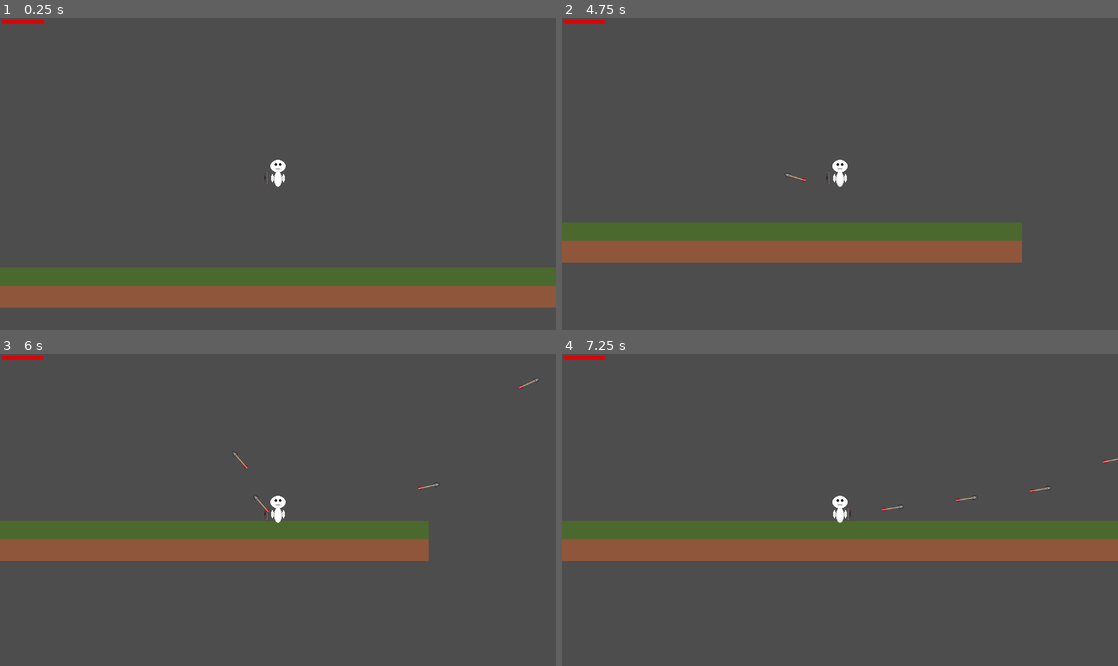
Above: before the commit, frames 1-4 (two rows, left to right).
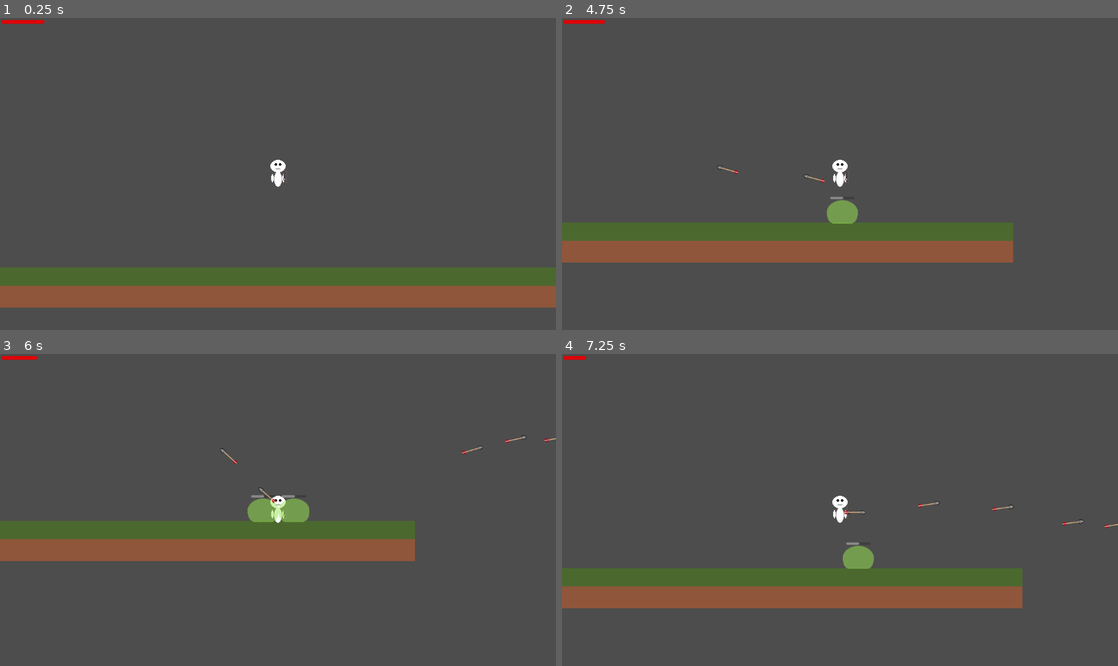
Above: after the commit, the same moments.

Repository: IcyOtter/Survivor-Wave-Like
Game: Godot game, scene res://scenes/world.tscn
Two runs of this game, one before a commit and one after it. Both use one fixed random seed, a clock stepped at 60 frames per second and the inputs below.
Inputs (mouse positions are in pixels of both pictures, inside the frame that each line leads up to):
- Up to frame 1 (0.25 s): no input
- Up to frame 2 (4.75 s): move the mouse to (962, 158) at 0.52 s; hold D (move_right) 0.53-2.03 s; click (962, 158) at 0.6 s; tap Space (jump) at 0.77, 1.52, 3.02, 3.77, 4.52 s; tap 1 (equip_slot_1, bound only after the commit) at 0.8, 1.35, 3.8 s; move the mouse to (728, 189) at 1.27 s; tap 2 (equip_slot_2, bound only after the commit) at 1.55, 2.1, 4.55 s; move the mouse to (895, 105) at 2.02 s; hold A (move_left) 2.03-2.78 s; tap 3 (equip_slot_3, bound only after the commit) at 2.3, 2.85 s; move the mouse to (812, 236) at 2.77 s; hold D (move_right) 2.78-4.28 s; click (812, 236) at 3.05 s; move the mouse to (1006, 220) at 3.52 s; click (1006, 220) at 3.6 s; move the mouse to (673, 127) at 4.27 s; hold A (move_left) from 4.28 s (still down); tap S (toggle_autofire) at 4.35 s
- Up to frame 3 (6 s): move the mouse to (305, 510) at 5.02 s; release A (move_left) at 5.03 s; hold D (move_right) 5.03-5.78 s; tap 1 (equip_slot_1, bound only after the commit) at 5.1 s; tap 3 (equip_slot_3, bound only after the commit) at 5.3 s; move the mouse to (194, 432) at 5.77 s; hold A (move_left) from 5.78 s (still down); tap 2 (equip_slot_2, bound only after the commit) at 5.85 s
- Up to frame 4 (7.25 s): keep holding A (move_left); tap Space (jump) at 6.02, 6.77 s; click (756, 432) at 6.05 s; move the mouse to (962, 494) at 6.52 s; tap 3 (equip_slot_3, bound only after the commit) at 6.6 s; tap 1 (equip_slot_1, bound only after the commit) at 6.8 s

The runs differ from the first frame. In frame 1, less than 0.1% of the frame differs, in the area x 47-52%, y 48-54%; in frame 2, 0.7%; in frame 3, 1.3%; in frame 4, 24%, in the area x 0-100%, y 0-82%.

Commit message:
- Added weapon management system to swap between multiple weapons

Diff:
--- a/project.godot
+++ b/project.godot
@@ -57,6 +57,21 @@
 "events": [Object(InputEventKey,"resource_local_to_scene":false,"resource_name":"","device":-1,"window_id":0,"alt_press …(192 unchanged characters)…
 ]
 }
+equip_slot_1={
+"deadzone": 0.2,
+"events": [Object(InputEventKey,"resource_local_to_scene":false,"resource_name":"","device":-1,"window_id":0,"alt_pressed":false,"shift_pressed":false,"ctrl_pressed":false,"meta_pressed":false,"pressed":false,"keycode":0,"physical_keycode":49,"key_label":0,"unicode":49,"location":0,"echo":false,"script":null)
+]
+}
+equip_slot_2={
+"deadzone": 0.2,
+"events": [Object(InputEventKey,"resource_local_to_scene":false,"resource_name":"","device":-1,"window_id":0,"alt_pressed":false,"shift_pressed":false,"ctrl_pressed":false,"meta_pressed":false,"pressed":false,"keycode":0,"physical_keycode":50,"key_label":0,"unicode":50,"location":0,"echo":false,"script":null)
+]
+}
+equip_slot_3={
+"deadzone": 0.2,
+"events": [Object(InputEventKey,"resource_local_to_scene":false,"resource_name":"","device":-1,"window_id":0,"alt_pressed":false,"shift_pressed":false,"ctrl_pressed":false,"meta_pressed":false,"pressed":false,"keycode":0,"physical_keycode":51,"key_label":0,"unicode":51,"location":0,"echo":false,"script":null)
+]
+}
 
 [layer_names]
 
--- /dev/null
+++ b/scenes/fast_bow.tscn
@@ -0,0 +1,17 @@
+[gd_scene load_steps=4 format=3 uid="uid://dhc5jcnt2k0de"]
+
+[ext_resource type="Script" uid="uid://bqfkdj4lqcy3l" path="res://scripts/BaseWeapon.gd" id="1_2port"]
+[ext_resource type="PackedScene" uid="uid://d1asvcs5n4um5" path="res://scenes/arrow.tscn" id="2_b74a3"]
+[ext_resource type="Texture2D" uid="uid://cdyiu066hlucs" path="res://assets/weapons/basic bow/basicbow.png" id="3_qnoub"]
+
+[node name="Bow" type="Node2D"]
+script = ExtResource("1_2port")
+projectile_scene = ExtResource("2_b74a3")
+base_damage = 10
+
+[node name="Sprite2D" type="Sprite2D" parent="."]
+position = Vector2(-2.999998, 1.9073486e-06)
+scale = Vector2(0.46875, 0.4375)
+texture = ExtResource("3_qnoub")
+
+[node name="Muzzle" type="Marker2D" parent="."]
--- a/scenes/player.tscn
+++ b/scenes/player.tscn
@@ -1,56 +1,9 @@
-[gd_scene load_steps=10 format=3 uid="uid://blxypbuxj31em"]
+[gd_scene load_steps=6 format=3 uid="uid://blxypbuxj31em"]
 
 [ext_resource type="Script" uid="uid://b0dlwj14qvmlx" path="res://scripts/player.gd" id="1_g2els"]
+[ext_resource type="Script" uid="uid://bricsnrakdnth" path="res://scripts/WeaponManager.gd" id="2_dqkch"]
 [ext_resource type="Texture2D" uid="uid://d18a35ch3wai7" path="res://assets/player/pixelplayer.png" id="2_g2els"]
-[ext_resource type="Texture2D" uid="uid://cxtpemxga4yw3" path="res://assets/projectiles/pellet.png" id="2_qlg0r"]
 [ext_resource type="PackedScene" uid="uid://v6j4d7i5irch" path="res://scenes/bow.tscn" id="4_dqkch"]
-[ext_resource type="PackedScene" uid="uid://d1asvcs5n4um5" path="res://scenes/arrow.tscn" id="5_qlg0r"]
-
-[sub_resource type="GDScript" id="GDScript_tuyoq"]
-script/source = "extends Area2D
-
-@export var speed: float = 800.0
-@export var lifetime: float = 2.0
-@export var damage: int = 5
-
-# Which physics layer the player is on (default: 1)
-@export var player_layer: int = 1
-
-var direction: Vector2 = Vector2.RIGHT
-
-func _ready() -> void:
-	# Never collide with the player
-	set_collision_mask_value(player_layer, false)
-
-	# Auto-despawn
-	get_tree().create_timer(lifetime).timeout.connect(queue_free)
-
-func _physics_process(delta: float) -> void:
-	global_position += direction.normalized() * speed * delta
-
-func _on_body_entered(body: Node) -> void:
-	if body.has_method(\"take_damage\"):
-		body.take_damage(damage)
-
-	queue_free()
-"
-
-[sub_resource type="CapsuleShape2D" id="CapsuleShape2D_q3m7n"]
-radius = 3.0
-height = 12.0
-
-[sub_resource type="PackedScene" id="PackedScene_fjrip"]
-_bundled = {
-"conn_count": 1,
-"conns": PackedInt32Array(0, 0, 13, 12, 2, 0, 0),
-"editable_instances": [],
-"names": PackedStringArray("Projectile", "collision_layer", "collision_mask", "script", "damage", "Area2D", "Sprite2D", "rotation", "scale", "texture", "CollisionShape2D", "shape", "_on_body_entered", "body_entered"),
-"node_count": 3,
-"node_paths": [],
-"nodes": PackedInt32Array(-1, -1, 5, 0, -1, 4, 1, 0, 2, 1, 3, 2, 4, 3, 0, 0, 0, 6, 6, -1, 3, 7, 4, 8, 5, 9, 6, 0, 0, 0, 10, 10, -1, 2, 7, 4, 11, 7, 0),
-"variants": [2, 12, SubResource("GDScript_tuyoq"), 20, 1.5707964, Vector2(0.234375, 0.328125), ExtResource("2_qlg0r"), SubResource("CapsuleShape2D_q3m7n")],
-"version": 3
-}
 
 [sub_resource type="RectangleShape2D" id="RectangleShape2D_tuyoq"]
 size = Vector2(23, 46)
@@ -58,7 +11,10 @@
 [node name="Player" type="CharacterBody2D" groups=["player"]]
 collision_mask = 12
 script = ExtResource("1_g2els")
-projectile_scene = SubResource("PackedScene_fjrip")
+
+[node name="WeaponManager" type="Node2D" parent="."]
+script = ExtResource("2_dqkch")
+slot_1_scene = ExtResource("4_dqkch")
 
 [node name="CollisionShape2D" type="CollisionShape2D" parent="."]
 position = Vector2(0, 6)
@@ -68,7 +24,4 @@
 texture = ExtResource("2_g2els")
 
 [node name="WeaponSocket" type="Node2D" parent="."]
-
-[node name="Bow" parent="WeaponSocket" instance=ExtResource("4_dqkch")]
-position = Vector2(21, 13)
-arrow_scene = ExtResource("5_qlg0r")
+position = Vector2(19, 12)
--- /dev/null
+++ b/scripts/WeaponManager.gd
@@ -0,0 +1,62 @@
+extends Node
+class_name WeaponManager
+
+signal weapon_equipped(weapon: Node)
+
+@export var weapon_socket_path: NodePath = ^"../WeaponSocket"
+
+# Drag your weapon scenes here in the Inspector (Bow.tscn, Staff.tscn, etc.)
+@export var slot_1_scene: PackedScene
+@export var slot_2_scene: PackedScene
+@export var slot_3_scene: PackedScene
+
+var _socket: Node2D
+var current_weapon: BaseWeapon = null
+
+func _ready() -> void:
+	_socket = get_node_or_null(weapon_socket_path) as Node2D
+	if _socket == null:
+		push_error("WeaponManager: WeaponSocket not found. Check weapon_socket_path.")
+		return
+
+	# Equip slot 1 by default if available
+	if slot_1_scene != null:
+		equip_scene(slot_1_scene)
+
+func _process(_delta: float) -> void:
+	if Input.is_action_just_pressed("equip_slot_1"):
+		equip_slot(1)
+	elif Input.is_action_just_pressed("equip_slot_2"):
+		equip_slot(2)
+	elif Input.is_action_just_pressed("equip_slot_3"):
+		equip_slot(3)
+
+func equip_slot(slot: int) -> void:
+	match slot:
+		1:
+			if slot_1_scene: equip_scene(slot_1_scene)
+		2:
+			if slot_2_scene: equip_scene(slot_2_scene)
+		3:
+			if slot_3_scene: equip_scene(slot_3_scene)
+
+func equip_scene(scene: PackedScene) -> void:
+	if _socket == null or scene == null:
+		return
+
+	# Remove existing weapon instance
+	for child in _socket.get_children():
+		child.queue_free()
+
+	var weapon_node := scene.instantiate()
+	_socket.add_child(weapon_node)
+
+	current_weapon = weapon_node as BaseWeapon
+	if current_weapon == null:
+		push_warning("WeaponManager: Equipped scene is not a BaseWeapon. Attach BaseWeapon.gd to the weapon root.")
+
+	emit_signal("weapon_equipped", weapon_node)
+
+func try_fire() -> void:
+	if current_weapon != null:
+		current_weapon.fire()
--- a/scripts/player.gd
+++ b/scripts/player.gd
@@ -1,6 +1,6 @@
 extends CharacterBody2D
 
-@onready var bow: Node = $WeaponSocket/Bow
+@onready var weapon_manager: WeaponManager = $WeaponManager
 
 @export var move_speed: float = 260.0
 @export var jump_velocity: float = -480.0
@@ -49,13 +49,13 @@
 	# -----------------
 	# Manual fire only when autofire is OFF
 	if not _auto_fire_enabled and Input.is_action_just_pressed("fire"):
-		if bow != null:
-			bow.fire()
+		if weapon_manager != null:
+			weapon_manager.try_fire()
 
-	# Autofire when enabled (hands-free)
+	# Autofire when enabled
 	if _auto_fire_enabled:
-		if bow != null:
-			bow.fire()
+		if weapon_manager != null:
+			weapon_manager.try_fire()
 
 
 func _try_fire() -> void:
Not shown, added: scripts/WeaponManager.gd.uid
